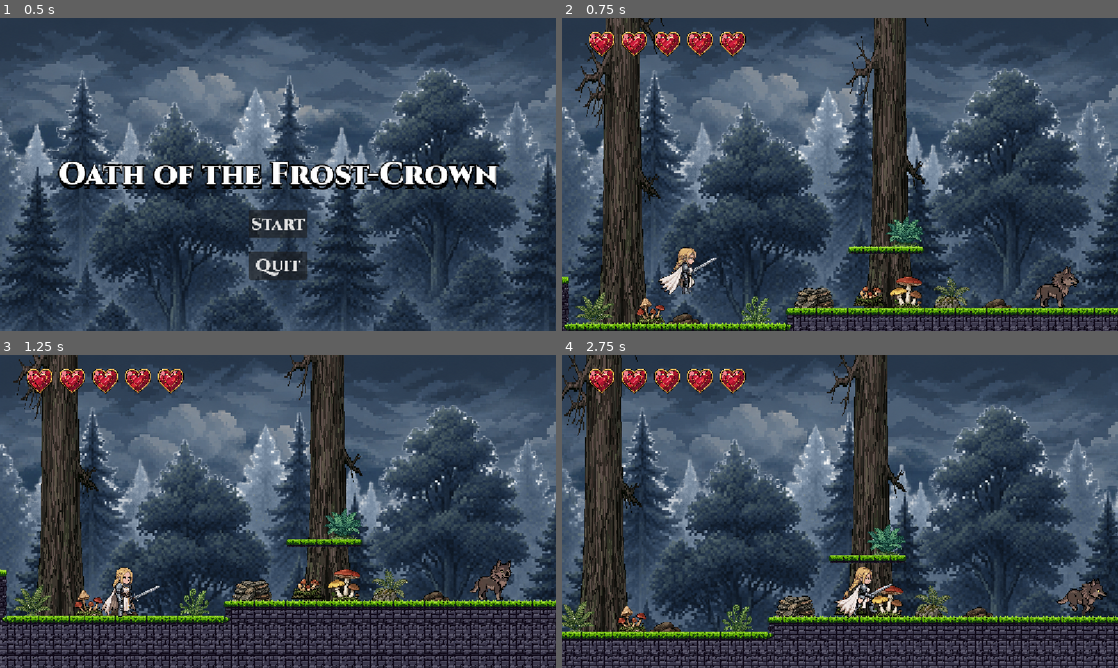
Above: before the commit, frames 1-4 (two rows, left to right).
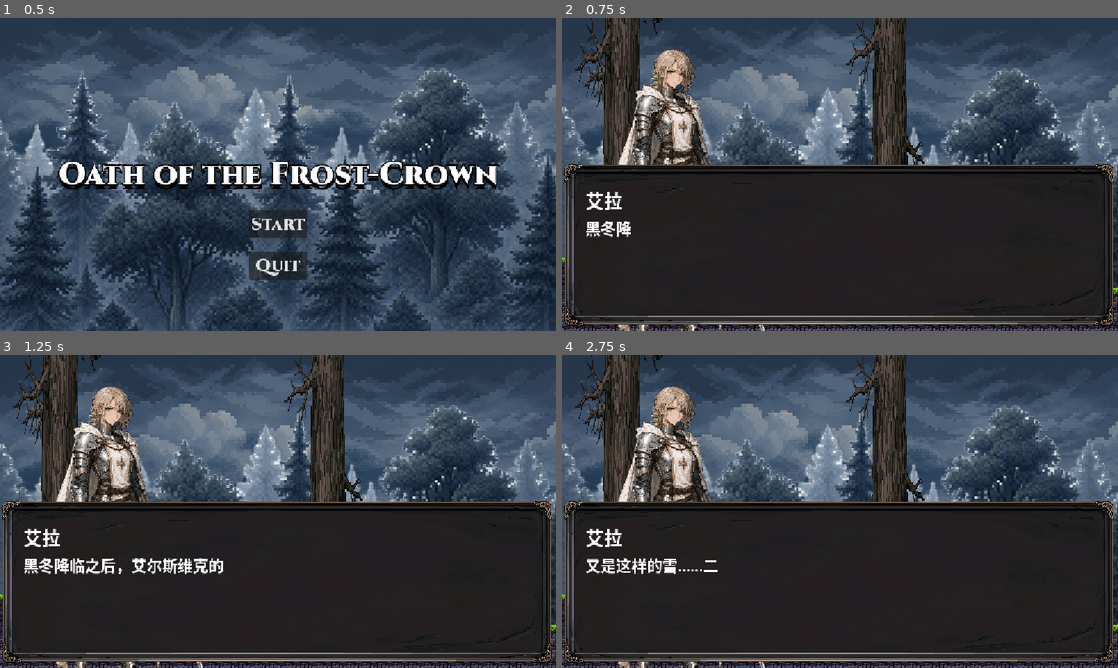
Above: after the commit, the same moments.

Repository: cwdtom/oath-of-the-frost-crown
Game: Godot game, scene res://main.tscn
Same seed, same stepped clock (60 frames per second), same inputs: the game is played once before the commit and once after it.
Inputs:
- Up to frame 1 (0.5 s): no input
- Up to frame 2 (0.75 s): click "Start" at 0.5 s
- Up to frame 3 (1.25 s): no input
- Up to frame 4 (2.75 s): tap Enter (attack) at 1.25, 1.35, 2.1 s; hold Right (right) from 1.28 s (still down); tap Space (jump) at 1.52, 2.27 s

Frame 1 is identical in both runs. In frame 2, 51% of the frame differs, in the area x 0-100%, y 0-100%; in frame 3, 48%; in frame 4, 59%.

Commit message:
Add Level 01 intro story sequence

Diff:
--- a/levels/level_01.tscn
+++ b/levels/level_01.tscn
@@ -24,6 +24,7 @@
 [ext_resource type="PackedScene" uid="uid://cji0rrb52ymh5" path="res://objects/rock.tscn" id="15_685d6"]
 [ext_resource type="PackedScene" uid="uid://dlorrqeiumu3k" path="res://objects/mushroom.tscn" id="15_g2xra"]
 [ext_resource type="PackedScene" uid="uid://fwkdntiemw7" path="res://enemies/wolf_king.tscn" id="26_40vlm"]
+[ext_resource type="PackedScene" uid="uid://dl5eqe8erpo5s" path="res://ui/story.tscn" id="27_story"]
 
 [sub_resource type="PhysicsMaterial" id="PhysicsMaterial_bm28l"]
 
@@ -1893,3 +1894,6 @@
 position = Vector2(3933, 354)
 collision_layer = 1
 collision_mask = 1
+
+[node name="Story" parent="." index="8" instance=ExtResource("27_story")]
+story_path = "res://levels/level_01_story.json"
--- /dev/null
+++ b/levels/level_01_story.json
@@ -0,0 +1,26 @@
+[
+	{
+		"left": "res://assets/ui/characters/aila.png",
+		"right": "",
+		"name": "艾拉",
+		"content": "黑冬降临之后，艾尔斯维克的太阳便一天比一天短暂。农田被冻土吞没，冰封的道路切断了村庄，越来越多的人只能在饥饿与严寒中等待死亡。"
+	},
+	{
+		"left": "res://assets/ui/characters/aila.png",
+		"right": "",
+		"name": "艾拉",
+		"content": "黑森林中的野兽也在异变。它们被黑雾侵蚀，袭击猎人，冲破边境的哨所。王宫宣称，这一切都源于森林深处苏醒的邪恶神灵。"
+	},
+	{
+		"left": "res://assets/ui/characters/aila.png",
+		"right": "",
+		"name": "艾拉",
+		"content": "父王命我进入黑森林，找到污染的源头，讨伐那位邪神。只要完成这项使命，黑冬就会结束，王国也能重新迎来春天。"
+	},
+	{
+		"left": "res://assets/ui/characters/aila.png",
+		"right": "",
+		"name": "艾拉",
+		"content": "又是这样的雪……二十年前，我也曾独自蜷缩在雪与灰烬之间。那时，是父王从燃烧的废墟中找到了我。"
+	}
+]
--- a/levels/level_base.gd
+++ b/levels/level_base.gd
@@ -4,9 +4,49 @@
 @onready var player = $Player
 @onready var hud = $HUD
 @onready var spawn_point = $SpawnPoint
+@onready var story: CanvasLayer = get_node_or_null("Story") as CanvasLayer
+@onready var player_camera: Camera2D = $Player/Camera2D
+
+var story_camera: Camera2D = null
 
 
 func _ready() -> void:
 	player.global_position = spawn_point.global_position
 	hud.set_health(player.health)
 	player.hurt_taken.connect(hud.decrease_health)
+
+	if story != null:
+		story_camera = Camera2D.new()
+		story_camera.name = "StoryCamera"
+		story_camera.position = Vector2.ZERO
+		story_camera.anchor_mode = Camera2D.ANCHOR_MODE_FIXED_TOP_LEFT
+		story_camera.process_mode = Node.PROCESS_MODE_WHEN_PAUSED
+		add_child(story_camera)
+		story_camera.make_current()
+		story_camera.force_update_scroll()
+
+		hud.visible = false
+		story.process_mode = Node.PROCESS_MODE_WHEN_PAUSED
+		story.connect("story_finished", _on_story_finished)
+		get_tree().paused = true
+
+
+func _exit_tree() -> void:
+	if story != null:
+		get_tree().paused = false
+
+
+func _on_story_finished() -> void:
+	var finished_story := story
+	var finished_camera := story_camera
+	story = null
+	story_camera = null
+
+	player_camera.make_current()
+	player_camera.reset_smoothing()
+	player_camera.force_update_scroll()
+	finished_camera.queue_free()
+
+	hud.visible = true
+	get_tree().paused = false
+	finished_story.queue_free()
--- /dev/null
+++ b/ui/story.gd
@@ -0,0 +1,99 @@
+extends CanvasLayer
+
+
+signal story_finished
+
+const CONTENT_CHARACTER_INTERVAL := 0.05
+
+@export_file("*.json") var story_path := "res://ui/story_test.json"
+
+var story_nodes: Array = []
+var current_node_index := -1
+var content_character_elapsed := 0.0
+
+@onready var left_portrait: TextureRect = $Control/Left
+@onready var right_portrait: TextureRect = $Control/Right
+@onready var name_label: Label = $Control/Chat/VBoxContainer/Name
+@onready var content_label: Label = $Control/Chat/VBoxContainer/Content
+
+
+func _ready() -> void:
+	if not load_story():
+		set_process_input(false)
+		return
+
+	show_next_node()
+
+
+func _input(event: InputEvent) -> void:
+	if not event.is_pressed() or event.is_echo():
+		return
+
+	get_viewport().set_input_as_handled()
+	if content_label.visible_characters < content_label.text.length():
+		content_label.visible_characters = content_label.text.length()
+		content_character_elapsed = 0.0
+		return
+
+	show_next_node()
+
+
+func _process(delta: float) -> void:
+	if content_label.visible_characters >= content_label.text.length():
+		return
+
+	content_character_elapsed += delta
+	while content_character_elapsed >= CONTENT_CHARACTER_INTERVAL:
+		content_character_elapsed -= CONTENT_CHARACTER_INTERVAL
+		content_label.visible_characters += 1
+		if content_label.visible_characters >= content_label.text.length():
+			return
+
+
+func load_story() -> bool:
+	var file := FileAccess.open(story_path, FileAccess.READ)
+	if file == null:
+		push_error("Unable to open story file: %s" % story_path)
+		return false
+
+	var json := JSON.new()
+	var error := json.parse(file.get_as_text())
+	if error != OK:
+		push_error(
+			"Unable to parse story file at line %d: %s"
+			% [json.get_error_line(), json.get_error_message()]
+		)
+		return false
+
+	if not json.data is Array:
+		push_error("Story file root must be an array: %s" % story_path)
+		return false
+
+	story_nodes = json.data
+	return true
+
+
+func show_next_node() -> void:
+	current_node_index += 1
+	if current_node_index >= story_nodes.size():
+		set_process_input(false)
+		story_finished.emit()
+		return
+
+	var story_node: Variant = story_nodes[current_node_index]
+	if not story_node is Dictionary:
+		push_error("Story node %d must be an object" % current_node_index)
+		show_next_node()
+		return
+
+	name_label.text = str(story_node.get("name", ""))
+	content_label.text = str(story_node.get("content", ""))
+	content_label.visible_characters = 0
+	content_character_elapsed = 0.0
+	set_portrait(left_portrait, str(story_node.get("left", "")))
+	set_portrait(right_portrait, str(story_node.get("right", "")))
+
+
+func set_portrait(portrait: TextureRect, texture_path: String) -> void:
+	portrait.texture = load(texture_path) as Texture2D if not texture_path.is_empty() else null
+	portrait.visible = portrait.texture != null
--- /dev/null
+++ b/ui/story.tscn
@@ -0,0 +1,75 @@
+[gd_scene format=3 uid="uid://dl5eqe8erpo5s"]
+
+[ext_resource type="Texture2D" uid="uid://cma8t03pe56cm" path="res://assets/ui/characters/aila.png" id="1_4m0pv"]
+[ext_resource type="Texture2D" uid="uid://breo0avoh4rlh" path="res://assets/ui/window.png" id="1_mq37v"]
+[ext_resource type="Script" uid="uid://dj31b11lrw12w" path="res://ui/story.gd" id="1_pl5n3"]
+[ext_resource type="Texture2D" uid="uid://cyru2mjok6bsy" path="res://assets/ui/characters/valdemar.png" id="2_pl5n3"]
+
+[node name="Story" type="CanvasLayer" unique_id=1214048430]
+script = ExtResource("1_pl5n3")
+
+[node name="Control" type="Control" parent="." unique_id=1062193437]
+layout_mode = 3
+anchors_preset = 15
+anchor_right = 1.0
+anchor_bottom = 1.0
+grow_horizontal = 2
+grow_vertical = 2
+
+[node name="Left" type="TextureRect" parent="Control" unique_id=1343558531]
+layout_mode = 0
+offset_left = -25.0
+offset_top = 35.0
+offset_right = 475.0
+offset_bottom = 735.0
+texture = ExtResource("1_4m0pv")
+expand_mode = 1
+stretch_mode = 5
+flip_h = true
+
+[node name="Right" type="TextureRect" parent="Control" unique_id=224669147]
+layout_mode = 0
+offset_left = 619.0
+offset_top = 35.0
+offset_right = 1119.0
+offset_bottom = 735.0
+texture = ExtResource("2_pl5n3")
+expand_mode = 1
+stretch_mode = 5
+
+[node name="Chat" type="NinePatchRect" parent="Control" unique_id=874713931]
+layout_mode = 1
+anchors_preset = 12
+anchor_top = 1.0
+anchor_right = 1.0
+anchor_bottom = 1.0
+offset_left = -18.0
+offset_top = -392.0
+offset_right = 13.0
+offset_bottom = 35.0
+grow_horizontal = 2
+grow_vertical = 0
+texture = ExtResource("1_mq37v")
+patch_margin_left = 64
+patch_margin_top = 90
+patch_margin_right = 64
+patch_margin_bottom = 90
+
+[node name="VBoxContainer" type="VBoxContainer" parent="Control/Chat" unique_id=1085409756]
+layout_mode = 0
+offset_left = 66.0
+offset_top = 92.0
+offset_right = 1113.0
+offset_bottom = 336.0
+
+[node name="Name" type="Label" parent="Control/Chat/VBoxContainer" unique_id=843939362]
+layout_mode = 2
+theme_override_font_sizes/font_size = 39
+text = "艾拉"
+
+[node name="Content" type="Label" parent="Control/Chat/VBoxContainer" unique_id=142254129]
+custom_minimum_size = Vector2(1047, 0)
+layout_mode = 2
+theme_override_font_sizes/font_size = 32
+text = "中文测试"
+autowrap_mode = 3
--- /dev/null
+++ b/ui/story_test.json
@@ -0,0 +1,26 @@
+[
+	{
+		"left": "res://assets/ui/characters/aila.png",
+		"right": "",
+		"name": "艾拉",
+		"content": "测试测试测试测试测试测试测试测试测试测试测试"
+	},
+	{
+		"left": "res://assets/ui/characters/aila.png",
+		"right": "res://assets/ui/characters/ivar.png",
+		"name": "伊瓦尔",
+		"content": "测试测试测试测试测试测试测试测试测试测试测试"
+	},
+	{
+		"left": "res://assets/ui/characters/aila.png",
+		"right": "",
+		"name": "",
+		"content": "独白独白独白"
+	},
+	{
+		"left": "res://assets/ui/characters/leif.png",
+		"right": "",
+		"name": "莱夫",
+		"content": "又是这样的雪……二十年前，我也曾独自蜷缩在雪与灰烬之间。那时，是父王从燃烧的废墟中找到了我。"
+	}
+]
Binary file added: assets/ui/characters/aila.png
Not shown, added: assets/ui/characters/aila.png.import
Binary file added: assets/ui/characters/ivar.png
Not shown, added: assets/ui/characters/ivar.png.import
Binary file added: assets/ui/characters/leif.png
Not shown, added: assets/ui/characters/leif.png.import
Binary file added: assets/ui/characters/valdemar.png
Not shown, added: assets/ui/characters/valdemar.png.import
Binary file added: assets/ui/characters/wiedel.png
Not shown, added: assets/ui/characters/wiedel.png.import
Not shown, added: ui/story.gd.uid
